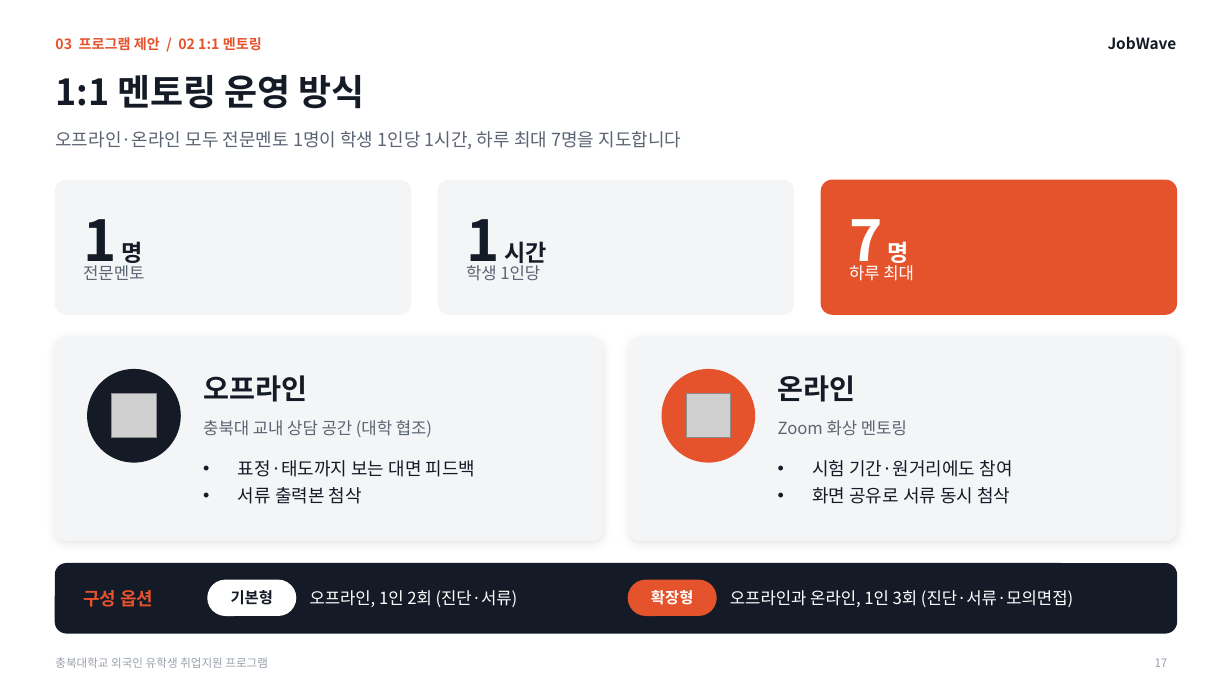
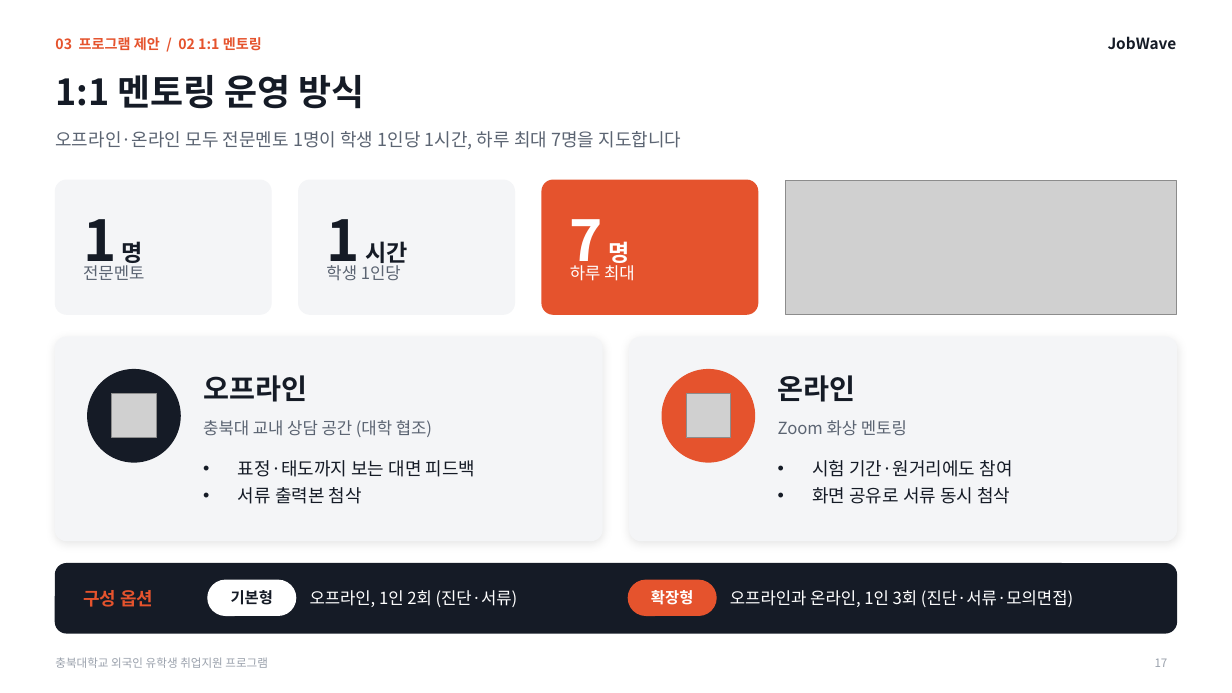
Before and after one commit to job-wave/Codex, a slide deck: slide 17 of output/jobwave-cbnu-proposal/JobWave_proposal_visual.pptx. Drawn at 1232x693 pixels with LibreOffice and Linux fonts; fonts in the diff are those of the drawing; grey boxes stand for pictures. Boxes give left, top, right and bottom in pixels: in the first picture for what was removed or moved away, otherwise in the second. Text is boxed around its words. In the diff, an @@ line names an element or a change of style, - is before the commit and + after.

```diff
--- a/output/jobwave-cbnu-proposal/JobWave_proposal_visual.pptx
+++ b/output/jobwave-cbnu-proposal/JobWave_proposal_visual.pptx
@@ rounded rectangle: place and size @@
-rounded rectangle at <box>55,180,410,314</box>
+rounded rectangle at <box>55,180,271,314</box>
@@ rounded rectangle added at <box>299,180,514,314</box>, fill #F4F5F7, outline #F4F5F7 1 pt @@
@@ text "1 시간": place and size @@
-text "1 시간" at <box>466,219,548,276</box>
+text "1 시간" at <box>326,219,408,276</box>
@@ rounded rectangle: place and size @@
-rounded rectangle at <box>438,180,793,314</box>
+rounded rectangle at <box>543,180,758,314</box>
@@ rounded rectangle at <box>543,180,758,314</box>: fill #F4F5F7 to #E5532D; outline #F4F5F7 1 pt to #E5532D 1 pt @@
@@ text "7 명": place and size @@
-text "7 명" at <box>849,219,909,276</box>
+text "7 명" at <box>570,219,629,276</box>
@@ picture added at <box>786,180,1177,314</box> @@
@@ rounded rectangle removed at <box>822,180,1177,314</box> @@
@@ text "학생 1인당": place and size @@
-text "학생 1인당" at <box>466,265,540,280</box>
+text "학생 1인당" at <box>326,265,401,280</box>
@@ text "하루 최대": place and size @@
-text "하루 최대" at <box>849,265,914,281</box>
+text "하루 최대" at <box>570,265,635,281</box>
```
Also in this commit, not shown: 8 other slides changed, 10 other files.
